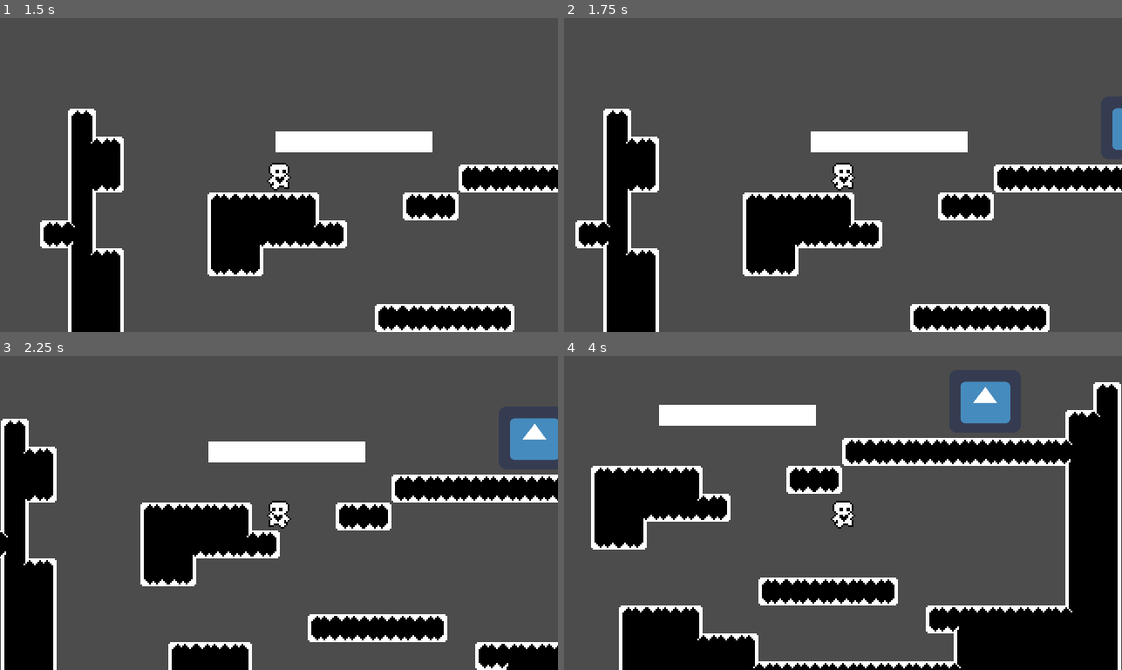
Above: before the commit, frames 1-4 (two rows, left to right).
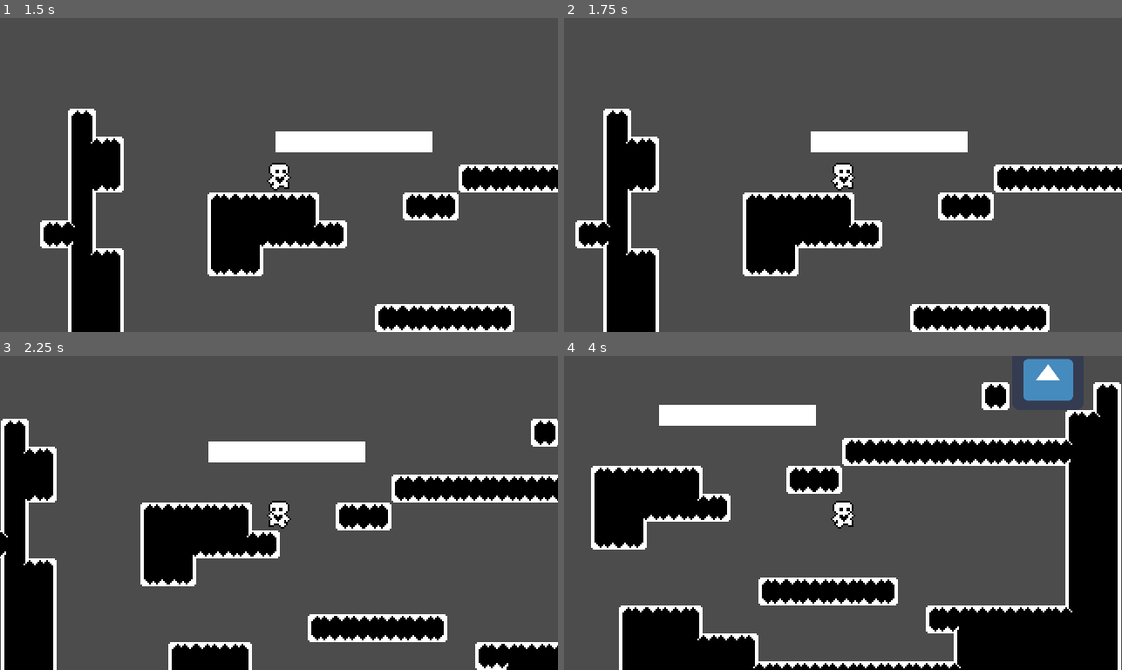
Above: after the commit, the same moments.

Repository: avilches/BetauerGodotTools
Game: Godot game, scene res://Worlds/World1.tscn
Same seed, same stepped clock (60 frames per second), same inputs: the game is played once before the commit and once after it. The engine's default icon, where the game draws it, is replaced by a stand-in: a white triangle on a blue panel in a dark square.
Inputs:
- Up to frame 1 (1.5 s): tap Enter at 0.5 s; hold Right (ui_right) from 0.53 s (still down); tap Up (ui_up) at 0.77 s
- Up to frame 2 (1.75 s): keep holding Right (ui_right); tap Up (ui_up) at 1.52 s
- Up to frame 3 (2.25 s): release Right (ui_right) at 2.03 s; hold Left (ui_left) from 2.03 s (still down)
- Up to frame 4 (4 s): tap Space at 2.75 s; release Left (ui_left) at 2.78 s; hold Right (ui_right) from 2.78 s (still down); tap Up (ui_up) at 3.02, 3.77 s

Frame 1 is identical in both runs. In frame 2, 0.2% of the frame differs, in the area x 98-100%, y 28-42%; in frame 3, 1.1%; in frame 4, 2.3%, in the area x 71-92%, y 0-22%.

Commit message:
WorldComplete scene -> change level

Diff:
--- a/Scenes/WorldComplete.gd
+++ b/Scenes/WorldComplete.gd
@@ -1,7 +1,11 @@
 extends Area2D
+
+
+export(String, FILE, "*.tscn") var next_scene;
 
 func _physics_process(delta):
 	var bodies = get_overlapping_bodies();
 	for body in bodies:
 		if body.name == "Player":
-			get_tree().change_scene("res://Worlds/World2.tscn")
+			# var scene_name = get_tree().get_current_scene().get_name()
+			get_tree().change_scene(next_scene)
--- /dev/null
+++ b/Scenes/WorldComplete.tscn
@@ -0,0 +1,19 @@
+[gd_scene load_steps=4 format=2]
+
+[ext_resource path="res://Scenes/WorldComplete.gd" type="Script" id=1]
+[ext_resource path="res://icon.png" type="Texture" id=2]
+
+[sub_resource type="RectangleShape2D" id=1]
+extents = Vector2( 20, 17 )
+
+[node name="WorldComplete" type="Area2D"]
+script = ExtResource( 1 )
+
+[node name="CollisionShape2D" type="CollisionShape2D" parent="."]
+position = Vector2( 2, 37 )
+shape = SubResource( 1 )
+
+[node name="Sprite" type="Sprite" parent="."]
+position = Vector2( 2, 35 )
+scale = Vector2( 0.320312, 0.28125 )
+texture = ExtResource( 2 )
--- a/Worlds/World1.tscn
+++ b/Worlds/World1.tscn
@@ -1,13 +1,9 @@
-[gd_scene load_steps=8 format=2]
+[gd_scene load_steps=6 format=2]
 
 [ext_resource path="res://Scenes/Player.tscn" type="PackedScene" id=1]
 [ext_resource path="res://tools/Filler2D.gd" type="Script" id=2]
-[ext_resource path="res://Scenes/WorldComplete.gd" type="Script" id=4]
+[ext_resource path="res://Scenes/WorldComplete.tscn" type="PackedScene" id=3]
 [ext_resource path="res://Tilemaps/MyTileMap.tscn" type="PackedScene" id=5]
-[ext_resource path="res://icon.png" type="Texture" id=6]
-
-[sub_resource type="RectangleShape2D" id=1]
-extents = Vector2( 20, 17 )
 
 [sub_resource type="RectangleShape2D" id=2]
 extents = Vector2( 45, 6 )
@@ -17,18 +13,9 @@
 [node name="TileMap2" parent="." instance=ExtResource( 5 )]
 tile_data = PoolIntArray( 0, 0, 3, 19, 0, 196611, 23, 0, 3, 65536, 0, 131076, 65537, 0, 2, 65558, 0, 0, 65559, 0, 13107 …(2413 unchanged characters)…
 
-[node name="WorldComplete" type="Area2D" parent="."]
-position = Vector2( 304, -24 )
-script = ExtResource( 4 )
-
-[node name="CollisionShape2D" type="CollisionShape2D" parent="WorldComplete"]
-position = Vector2( 2, 37 )
-shape = SubResource( 1 )
-
-[node name="Sprite" type="Sprite" parent="WorldComplete"]
-position = Vector2( 2, 35 )
-scale = Vector2( 0.320312, 0.28125 )
-texture = ExtResource( 6 )
+[node name="WorldComplete" parent="." instance=ExtResource( 3 )]
+position = Vector2( 340, -37 )
+next_scene = "res://Worlds/World2.tscn"
 
 [node name="Platform move" type="KinematicBody2D" parent="."]
 
--- a/Worlds/World2.tscn
+++ b/Worlds/World2.tscn
@@ -1,8 +1,16 @@
-[gd_scene load_steps=2 format=2]
+[gd_scene load_steps=4 format=2]
 
 [ext_resource path="res://Tilemaps/MyTileMap.tscn" type="PackedScene" id=1]
+[ext_resource path="res://Scenes/Player.tscn" type="PackedScene" id=2]
+[ext_resource path="res://Scenes/WorldComplete.tscn" type="PackedScene" id=3]
 
 [node name="World2" type="Node2D"]
 
 [node name="TileMap" parent="." instance=ExtResource( 1 )]
 tile_data = PoolIntArray( -65540, 0, 196608, -65539, 0, 7, -3, 0, 196612, -2, 0, 6, -1, 0, 2, 65534, 0, 65540, 65535, 0, 131074, 4, 0, 3, 131070, 0, 131075, 65540, 0, 65539, 131072, 0, 196608, 131073, 0, 196609, 131074, 0, 196609, 131075, 0, 196609, 131076, 0, 196615 )
+
+[node name="WorldComplete" parent="TileMap" instance=ExtResource( 3 )]
+position = Vector2( 71, -54 )
+next_scene = "res://Worlds/World1.tscn"
+
+[node name="Player" parent="." instance=ExtResource( 2 )]
